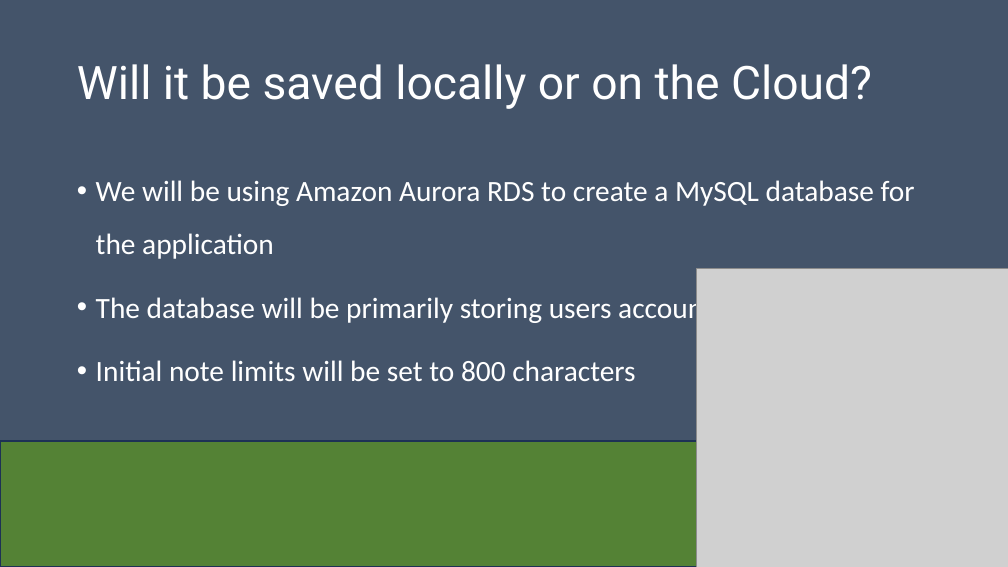
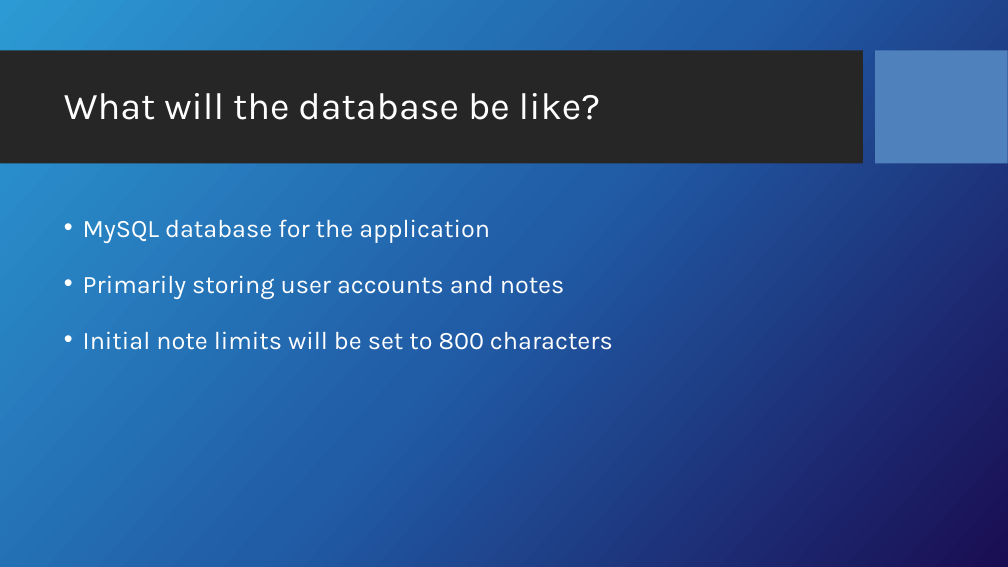
Before and after one commit to Dwaddle26/EncryptNotes, a slide deck: slide 8 of Team_2_Presentation_1.pptx (slide 7 before the commit). Drawn at 1008x567 pixels with LibreOffice and Linux fonts; fonts in the diff are those of the drawing; grey boxes stand for pictures; background and template pictures are left out. Boxes give left, top, right and bottom in pixels: in the first picture for what was removed or moved away, otherwise in the second. Text is boxed around its words. In the diff, an @@ line names an element or a change of style, - is before the commit and + after.

Commit message:
Update Team_2_Presentation_1.pptx
Reworked all slides, changed format

```diff
--- a/Team_2_Presentation_1.pptx
+++ b/Team_2_Presentation_1.pptx
@@ background #44546A to picture (left out) @@
@@ rectangle added at <box>0,51,863,164</box>, fill #262626 @@
@@ rectangle added at <box>876,51,1008,164</box>, fill #4F81BD @@
@@ title at <box>64,93,600,120</box>: text changed; size 44 to 36 pt; font Roboto to Karla @@
-Will it be saved locally or on the Cloud?
+What will the database be like?
@@ text "MySQL database for the application": place and size @@
-text "MySQL database for the application" at <box>96,180,915,381</box>
+text "MySQL database for the application" at <box>83,219,613,350</box>
@@ text at <box>83,219,565,299</box>: text changed; size 28 to 24 pt; font Calibri to Karla @@
-• We will be using Amazon Aurora RDS to create a MySQL database for the application
-• The database will be primarily storing users accounts and their notes
+• MySQL database for the application
+• Primarily storing user accounts and notes
@@ picture removed at <box>696,268,1008,567</box> @@
@@ text at <box>83,331,613,350</box>: size 28 to 24 pt, font Calibri to Karla in "Initial note limits will be set to ..." @@
@@ rectangle removed at <box>0,441,1008,567</box> @@
```
Also in this commit, not shown: 6 other slides changed, 5 slides added, 4 slides removed.
